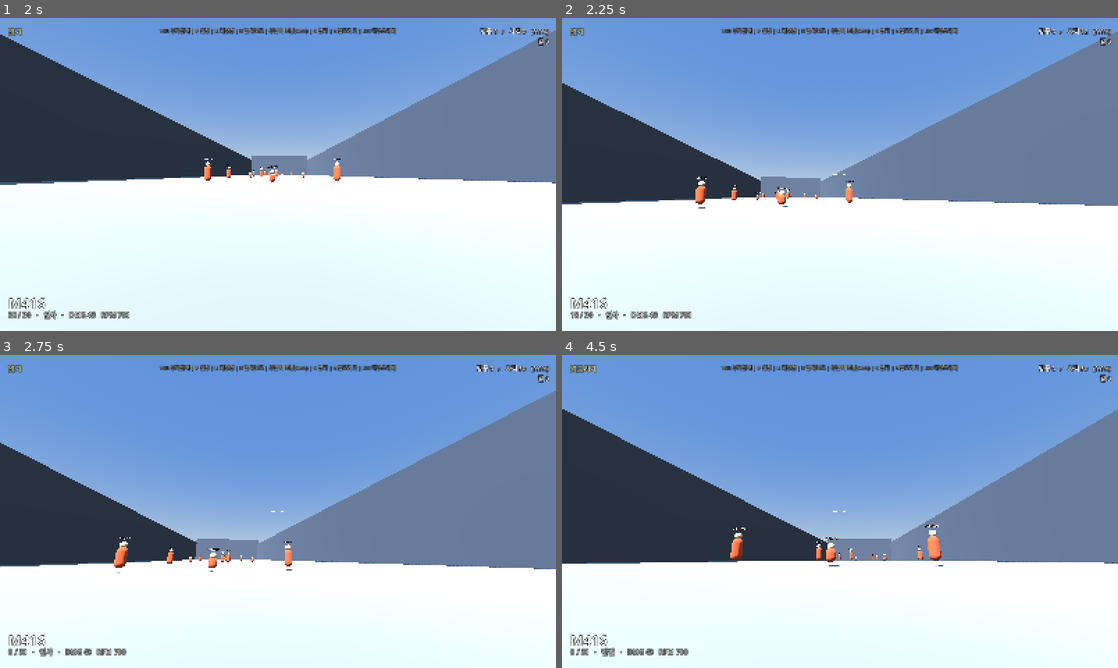
Above: before the commit, frames 1-4 (two rows, left to right).
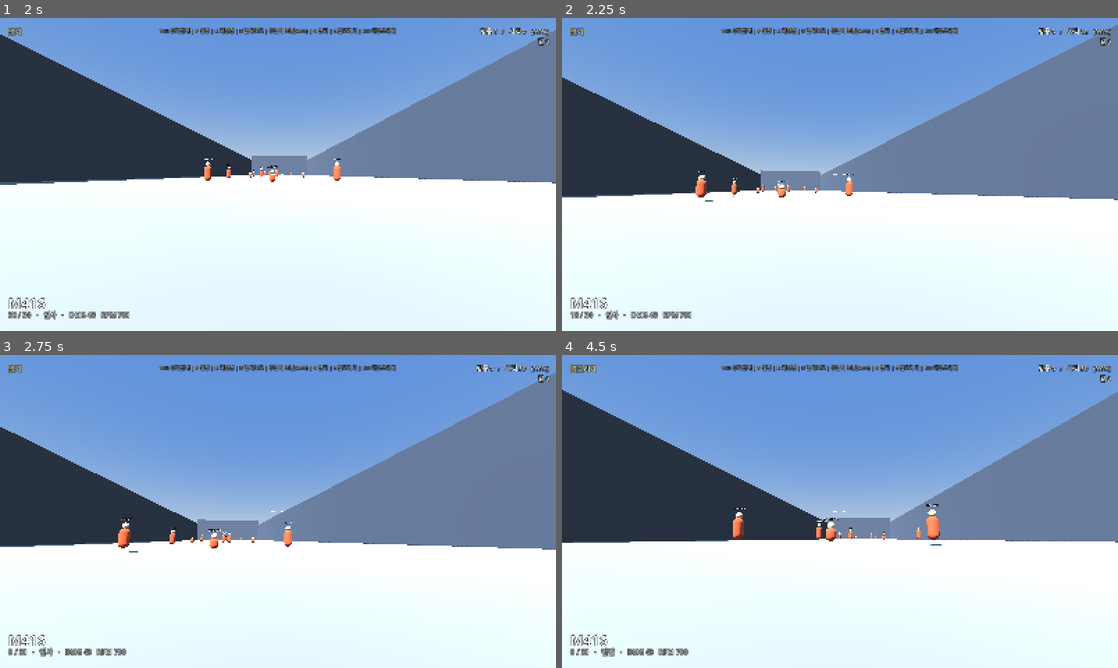
Above: after the commit, the same moments.

Repository: wqrvQ2WR/pubg-aim-trainer
Game: Godot game, scene res://scenes/Main.tscn
Same seed, same stepped clock (60 frames per second), same inputs: the game is played once before the commit and once after it.
Inputs (mouse positions are in pixels of both pictures, inside the frame that each line leads up to):
- Up to frame 1 (2 s): move the mouse to (305, 174) at 0.52 s; hold Right mouse button (ads) 0.53-1.28 s; hold W (move_forward) from 0.53 s (still down); tap Space (jump) at 0.77, 1.52 s; move the mouse to (250, 174) at 1.27 s; tap C (crouch) at 1.35 s
- Up to frame 2 (2.25 s): keep holding W (move_forward); move the mouse to (851, 168) at 2.02 s; press the mouse at (851, 168) at 2.03 s
- Up to frame 3 (2.75 s): keep holding W (move_forward)
- Up to frame 4 (4.5 s): keep holding W (move_forward); move the mouse to (834, 517) at 2.77 s; release the mouse at (834, 517) at 2.78 s; tap B (fire_mode_switch) at 2.85 s; tap Space (jump) at 3.02, 3.77 s; move the mouse to (878, 514) at 3.52 s; hold Z (prone) 3.53-4.28 s; move the mouse to (795, 508) at 4.27 s; right-click (795, 508) at 4.35 s

Frame 1 is identical in both runs. In frame 2, 4.5% of the frame differs, in the area x 0-100%, y 2-61%; in frame 3, 13%; in frame 4, 13%, in the area x 0-100%, y 11-68%.

Commit message:
수직 반동 세기 완화 + 소폭 하향 흔들림 추가
기존 수식은 연사 지속시 배율이 매 발마다 누적 곱연산되어 30발
연사 시 카메라가 수십 도씩 치솟는 과도한 반동이었음. 전체 수직
반동에 GLOBAL_VERT_SCALE(0.5)을 적용해 완화하고, 성장 구간도
12발에서 8발로 축소. 매 발의 수직 반동에 climb 대비 ±115%
범위의 흔들림을 섞어 가끔 소폭 아래로도 튀도록 해 반동이 기계적
으로만 계속 위로 쌓이지 않게 함.

Diff:
--- a/autoload/WeaponData.gd
+++ b/autoload/WeaponData.gd
@@ -215,18 +215,27 @@
 	return float(weapon_id.hash() % 100000)
 
 
+## 전체 무기 수직 반동 세기를 한번에 조절하는 배율 (튜닝용)
+const GLOBAL_VERT_SCALE := 0.5
+## 수직 반동에 섞이는 흔들림 크기 (climb 값 대비 비율) - 가끔 살짝 아래로도 튀게 함
+const VERT_WOBBLE_MULT := 1.15
+
+
 ## 특정 발사(shot_index, 0부터 시작)에서 카메라에 가할 반동을 (pitch_deg, yaw_deg)로 반환.
-## pitch는 항상 양수(위로 튐), yaw는 좌우.
+## pitch는 대체로 양수(위로 튐)이지만, 흔들림(wobble)으로 인해 가끔 소폭 음수(아래)가 나올 수 있음.
 func get_shot_recoil(weapon_id: String, shot_index: int) -> Vector2:
 	var w := get_weapon(weapon_id)
 	var r: Dictionary = w["recoil"]
 	var seed_v := _weapon_seed(weapon_id)
 
-	var growth_i: float = min(shot_index, 12)
+	var growth_i: float = min(shot_index, 8)
 	var vert_mult: float = 1.0
 	if r["sustained"]:
 		vert_mult = clamp(1.0 + growth_i * r["vert_growth"], 1.0, r["vert_cap"])
-	var vertical: float = r["vert_base"] * vert_mult
+	var climb: float = r["vert_base"] * vert_mult * GLOBAL_VERT_SCALE
+	var wobble_amp: float = climb * VERT_WOBBLE_MULT
+	var wobble := (_pseudo_rand(seed_v, shot_index, 7.0) * 2.0 - 1.0) * wobble_amp
+	var vertical: float = climb + wobble
 
 	var horiz_mult: float = 1.0
 	if r["sustained"]:
